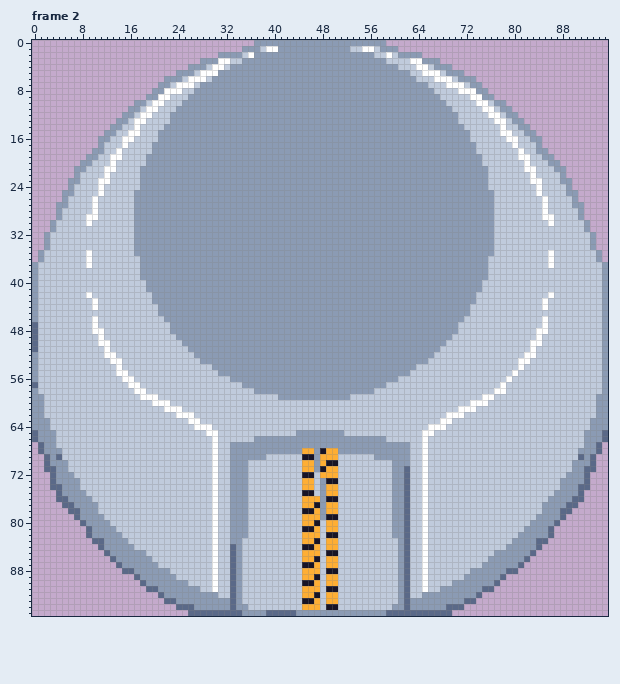
Pixel-art file, stored at Assets/Textures/Aseprite Filer/Elevator.aseprite. Above, as it was before the edit.
96x96 pixels, 2 frames. Shown: frame 2. The commit also changed other frames, which this record leaves out.
New version:
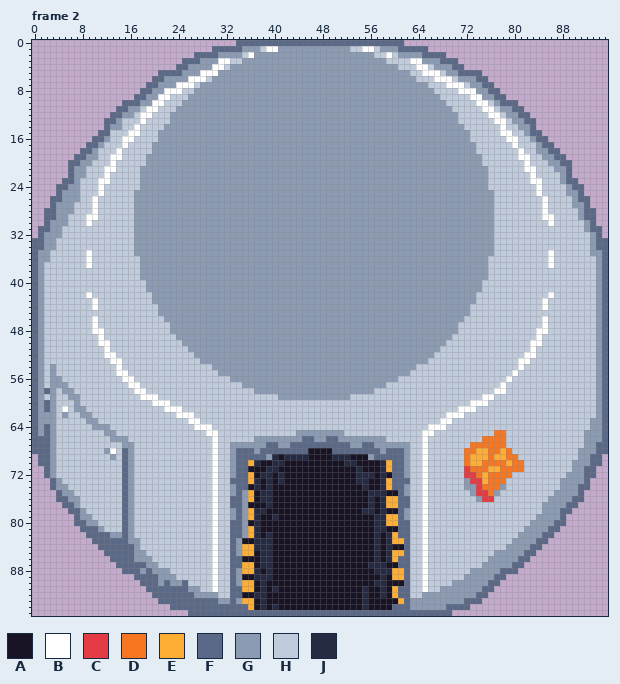
Palette (. is transparent): A #181425  B #ffffff  C #e43b44  D #f77622  E #feae34  F #5a6988  G #8b9bb4  H #c0cbdc  J #262b44
The exact change:
Changed rows in their new state; - is an unchanged pixel.
Frame 2, layers "Layer 4", "Layer 3":
first column x 0:
 0 ----------------------------------FFFFFFFFFFFFFFFFFFFFFFFFFFFF----------------------------------
 1 ------------------------------FFFFF--------------------------FFFFF------------------------------
 2 ---------------------------FFFF----------------------------------FFFF---------------------------
 3 -------------------------FFF----------------------------------------FFF-------------------------
 4 ------------------------FF---G----------------------------------------FF------------------------
 5 ---------------------FFFF--G-------------------------------------------FFFF---------------------
 6 --------------------FF---G------------------------------------------------FF--------------------
 7 -------------------FF--G---------------------------------------------------FF-------------------
 8 ------------------FF--------------------------------------------------------FF------------------
 9 -----------------FF----------------------------------------------------------FF-----------------
10 ---------------FFF-G----------------------------------------------------------FFF---------------
11 --------------FF----------------------------------------------------------------FF--------------
12 -------------FF------------------------------------------------------------------FF-------------
13 ------------FF-H-H----------------------------------------------------------------FF------------
14 ------------F----------------------------------------------------------------------F------------
15 -----------FFH---------------------------------------------------------------------FF-----------
16 ----------FF------------------------------------------------------------------------FF----------
17 ---------FF--------------------------------------------------------------------------FF---------
18 --------FF-H--------------------------------------------------------------------------FF--------
19 -------FF------------------------------------------------------------------------------FF-------
20 ------FF--------------------------------------------------------------------------------FF------
21 ------F----------------------------------------------------------------------------------F------
22 ------F-G--------------------------------------------------------------------------------F------
23 -----FF----------------------------------------------------------------------------------FF-----
24 ----FF-G----------------------------------------------------------------------------------FF----
25 ----F--G-----------------------------------------------------------------------------------F----
26 ---FF-GG-----------------------------------------------------------------------------------FF---
27 ---F--G-------------------------------------------------------------------------------------F---
28 --FF-GG-------------------------------------------------------------------------------------FF--
29 --FF-G--------------------------------------------------------------------------------------FF--
30 --F-GG---------------------------------------------------------------------------------------F--
31 -FF-G----------------------------------------------------------------------------------------FF-
32 -F-GG-----------------------------------------------------------------------------------------F-
33 FF-G------------------------------------------------------------------------------------------FF
34 FF-G------------------------------------------------------------------------------------------FF
35 F-G------------------------------------------------------------------------------------------G-F
36 F-G--------------------------------------------------------------------------------------------F
37 FG--------------------------------------------------------------------------------------------GF
38 FG--------------------------------------------------------------------------------------------GF
39 FG--------------------------------------------------------------------------------------------GF
40 FG--------------------------------------------------------------------------------------------GF
41 FG--------------------------------------------------------------------------------------------GF
42 FG--------------------------------------------------------------------------------------------GF
43 FG--------------------------------------------------------------------------------------------GF
44 FG--------------------------------------------------------------------------------------------GF
45 FG--------------------------------------------------------------------------------------------GF
46 FG--------------------------------------------------------------------------------------------GF
47 -G--------------------------------------------------------------------------------------------GF
48 -G--------------------------------------------------------------------------------------------GF
49 -G--------------------------------------------------------------------------------------------GF
50 -G--------------------------------------------------------------------------------------------GF
51 -G--------------------------------------------------------------------------------------------GF
52 FG--------------------------------------------------------------------------------------------GF
53 FG--------------------------------------------------------------------------------------------GF
54 FG-G------------------------------------------------------------------------------------------GF
55 FG-G------------------------------------------------------------------------------------------GF
56 FG-GG-----------------------------------------------------------------------------------------GF
57 -G-GGG----------------------------------------------------------------------------------------GF
58 FGFG-GG---------------------------------------------------------------------------------------GF
59 F--G--GG---------------------------------------------------------------------------------------F
60 F-FG---G---------------------------------------------------------------------------------------F
61 F-FG-B-GG--------------------------------------------------------------------------------------F
62 F-GG-G--GG-------------------------------------------------------------------------------------F
63 F--G-----GG------------------------------------------------------------------------------------F
64 F-FG------GGG----------------------------------------------------------------------------------F
65 --F---------GG---------------------------------------------------------------DD-----------------
66 -FF----------GGG-----------------------------FF--FF------------------------DDDD-----------------
67 F-F------------GG----------------------FF--FFFFFFFFFF--FF----------------DDDDDD----------------F
68 F-F-H-------GB-FG-----------------FFF-FFFFFFFFAA-AFFFFFFFF-FFF----------DDEEDDED---------------F
69 -F--H--------G-FG-----------------FFFFFGJAJJJJ-AAAJJJAAAGFFFFF----------DEEEDEEDD----------G--F-
70 -F--HH---------FG-----------------FFEJAAJJAAAAAAA--AJJAAAAJEFF----------DEEDDDDEDD------------F-
71 ---GHH---------FG-----------------FFAAAJJAAAAAAA-AAAAAJAAAJEFFG---------CDDDEEDDDD--------------
72 --FGHHH--------FG-----------------FFEAJJAJAAA--AAAAAAAJJJAJAFFG---------CCDEDDDD-------------F--
73 -----HHH-------FG----------------FFFEJAJAJAAAAAAA--AAAJJAAJEFF----------GCCEDDD-----------------
74 ----G-HH-------FG-----------------FFAJAJAAAAAAAAAAAAAAAJAAJEFFG---------GGCDDDG-----------------
75 -------HH------FG-----------------F-EAJJAAAAA--AAAAAAAAAJJJAAFG----------GCCDG------------------
76 --------HH-----FG----------------FF-EAJJAAAAAAAAA--AAAAAJAJEEF------------GCC-------------------
77 --------HHH----FG----------------FF-AAAJAAAAAAA-AAAAAAAAJAJEEF----------------------------------
78 ---------HH----FG-----------------F-EJJAAAAAA--AAAAAAAAJJAJAAFG---------------------------------
79 ----------HH---FG-----------------F-EJAAJAAAAAAAA--AAAAAAJJEEFG---------------------------------
80 -------F---HH--FG----------------FF-AJAAAAAAAAA-AAAAAAAAAJJEEF--------------------------F-------
81 --------F-F-HH-FG----------------FF-EJAAAAAAA--AAAAAAAAAAJJAAF-------------------------F--------
82 ----------FFF--FG----------------FF-EJAJAAAAAAAAA--AAAAAAJAJEF-----------------------F----------
83 ------------FFFFGG---------------F-AAJJJAAAAAAA-AAAAAAAAAJAJEE----------------------------------
84 ------------FFFFFG-----------------EEJJJAAAAA--AAAAAAAAAAJAJAA---------------------F------------
85 -------------FFFF------------------EEAJJAAAAAAAAA--AAAAAAJAJEE--------------------F-------------
86 --------------FFF-----------------FAAAJJAAAAAAA-AAAAAAAAAJAJEF-------------------F--------------
87 ---------------FFFF---------------FEEAJJAAAAA--AAAAAAAAAJJJAAF------------------F---------------
88 -----------------F-F---------------EEJAJAAAAAAAAA--AAAAAAJJJEE----------------F-----------------
89 ------------------FFF--------------AAJJJAAAAAAA-AAAAAAAAAAJAEE---------------F------------------
90 -------------------FF-F--F---------EEAJAAAAAA--AAAAAAAAAAJJAAA--------------F-------------------
91 ---------------------FFFFF--------FEEAJAJAAAAAAAA--AAAAJAAJAEF----------------------------------
92 --------------------F-FFFFF-------FAAJJAAAAAAAA-AAAAAAAJAAJAEF-------------F--------------------
93 ---------------------F--FFFFFFF----EEAJAAAAAA--AAAAAAAAJAAAAAE------------F---------------------
94 -----------------------F---FFFFFF-FFEAJAJAAAAAAAA--AAAAJAAAAFF----------F-----------------------
95 -----------------------------------FFFF-----FFFFFFFFFFFFFFF-------------------------------------
Pixel boxes of the changes (left, top, right, bottom) in both pictures:
changed: (32, 40, 608, 616)
